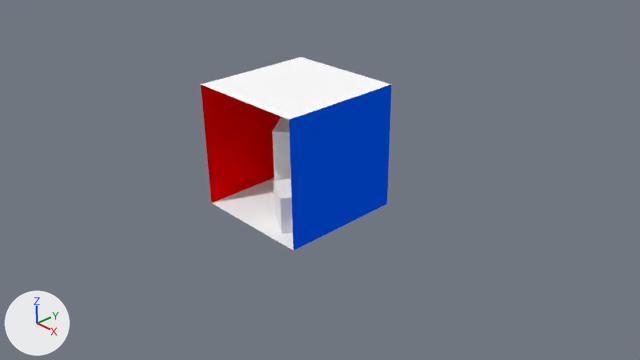
Two versions of the Blender file resources/models/blender/cornell-boxes-ceiling-light.blend, one commit apart.
Rendered twice from the file's camera 'Camera'. Lighting does not change. The marker at lower left points along +X, +Y and +Z.

The first picture shows 'Box small', 'Box tall', 'Walls'.
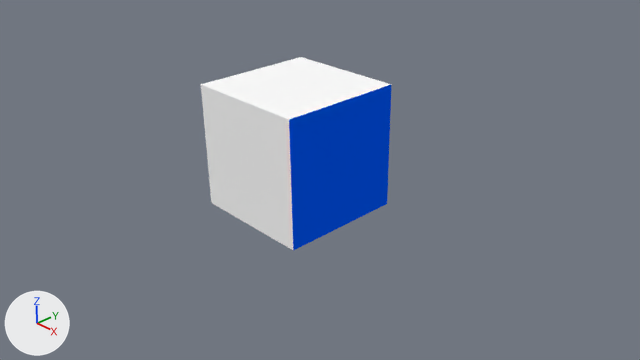
Changed parts and their boxes (x1, y1, x2, y2) in the pictures (640 x 360 px):
'Wall_front', added
    after: (201, 85, 293, 250)
'Box tall', unchanged, covered by the edit
    before: (272, 118, 291, 181)

The change, as a diff of the scene's bpy script:
```diff
--- a/resources/models/blender/cornell-boxes-ceiling-light.blend.py
+++ b/resources/models/blender/cornell-boxes-ceiling-light.blend.py
@@ mat_wall_front @@
+mat_wall_front = diffuse_material('Wall_front')
+mat_wall_front.base_color = (1.0, 1.0, 1.0)  # white #ffffff
@@ me_wall_front @@
+me_wall_front.from_pydata([(1.0, -1.0, 0.0), (-1.0, -1.0, 0.0), (1.0, 1.0, 0.0), (-1.0, 1.0, 0.0)], [], [(1, 3, 2, 0)])
+me_wall_front.materials.append(mat_wall_front)  # white #ffffff
@@ ob_wall_front @@
+ob_wall_front = bpy.data.objects.new('Wall_front', me_wall_front)
+ob_wall_front.location = (0.0, -1.0, 1.0)
+ob_wall_front.rotation_euler = (1.571, 1.571, 0.0)  # degrees (90, 90, 0)
```
